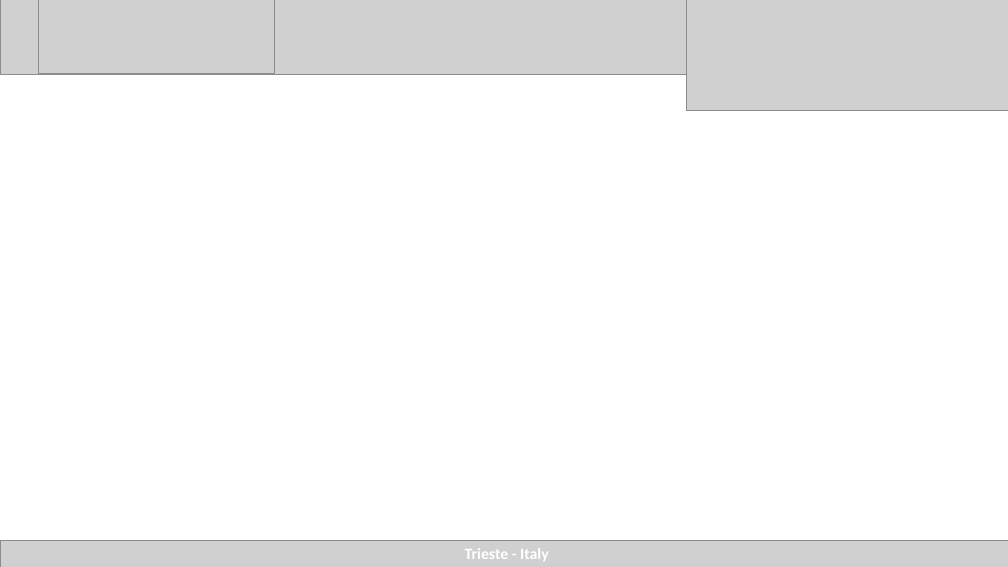
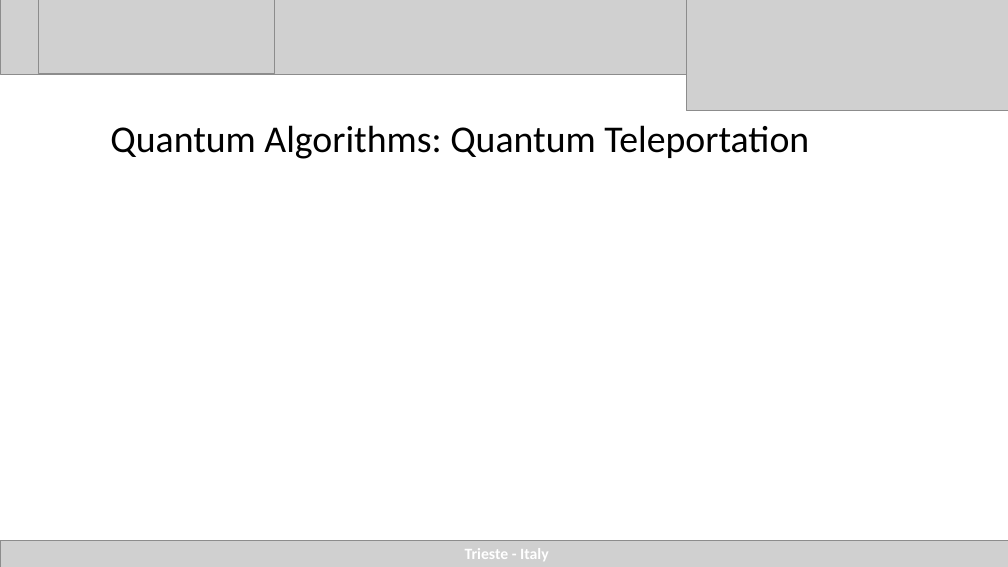
Before and after one commit to agustinsilva447/FPGA, a slide deck: slide 35 of presentacion/presentacion_final/quantum ictp.pptx (slide 28 before the commit). Drawn at 1008x567 pixels with LibreOffice and Linux fonts; fonts in the diff are those of the drawing; grey boxes stand for pictures. Boxes give left, top, right and bottom in pixels: in the first picture for what was removed or moved away, otherwise in the second. Text is boxed around its words. In the diff, an @@ line names an element or a change of style, - is before the commit and + after.

Commit message:
quantum presentation

```diff
--- a/presentacion/presentacion_final/quantum ictp.pptx
+++ b/presentacion/presentacion_final/quantum ictp.pptx
@@ title added at [110,125,809,159], 36 pt, text #000000 @@
+Quantum Algorithms: Quantum Teleportation
```
Also in this commit, not shown: 16 other slides changed, 8 slides added, 3 slides removed, 1 other file.
